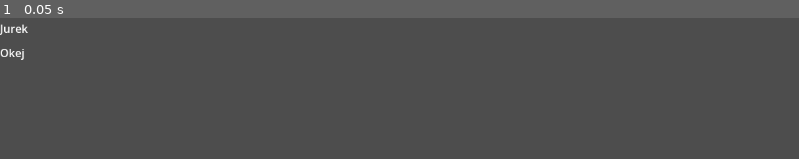
Above: before the commit, frame 1.
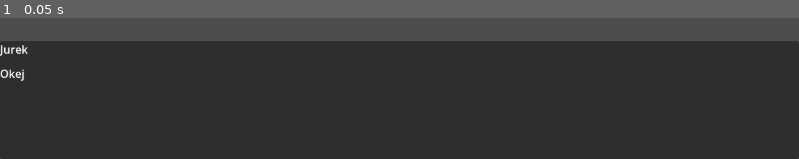
Above: after the commit, the same moment.

Repository: Tabolator1806/Visual-Novel
Game: Godot game, scene res://game.tscn
Two runs of this game, one before a commit and one after it. Both use one fixed random seed, a clock stepped at 60 frames per second and the inputs below.
Inputs:
- Up to frame 1 (0.05 s): no input

The runs differ from the first frame. In frame 1, 84% of the frame differs, in the area x 0-100%, y 4-100%.

Commit message:
ui jest po ludzku

Diff:
--- a/game.tscn
+++ b/game.tscn
@@ -1,10 +1,10 @@
 [gd_scene format=3 uid="uid://b87x12ixh185"]
 
-[ext_resource type="PackedScene" uid="uid://pgq7saabwarb" path="res://text_box.tscn" id="1_80nbo"]
-[ext_resource type="PackedScene" uid="uid://brm5dj8hk00qm" path="res://main.tscn" id="2_e2o6t"]
+[ext_resource type="PackedScene" uid="uid://brm5dj8hk00qm" path="res://scenes/main.tscn" id="2_e2o6t"]
+[ext_resource type="PackedScene" uid="uid://bt7wu6wxh3w0d" path="res://scenes/ui.tscn" id="2_feb5d"]
 
 [node name="Game" type="Node" unique_id=2123153696]
 
-[node name="TextBox" parent="." unique_id=1333747660 instance=ExtResource("1_80nbo")]
+[node name="Main" parent="." unique_id=685522741 instance=ExtResource("2_e2o6t")]
 
-[node name="Main" parent="." unique_id=685522741 instance=ExtResource("2_e2o6t")]
+[node name="ui" parent="." unique_id=1834055726 instance=ExtResource("2_feb5d")]
--- a/main.tscn
+++ /dev/null
@@ -1,7 +0,0 @@
-[gd_scene format=3 uid="uid://brm5dj8hk00qm"]
-
-[ext_resource type="PackedScene" uid="uid://pgq7saabwarb" path="res://text_box.tscn" id="1_ig7tw"]
-
-[node name="Main" type="Node2D" unique_id=685522741]
-
-[node name="TextBox" parent="." unique_id=1333747660 instance=ExtResource("1_ig7tw")]
--- /dev/null
+++ b/scenes/main.tscn
@@ -0,0 +1,3 @@
+[gd_scene format=3 uid="uid://brm5dj8hk00qm"]
+
+[node name="Main" type="Node2D" unique_id=685522741]
--- /dev/null
+++ b/scenes/text_box.tscn
@@ -0,0 +1,33 @@
+[gd_scene format=3 uid="uid://pgq7saabwarb"]
+
+[ext_resource type="Script" uid="uid://cel0udwaosawn" path="res://scripts/text_box.gd" id="1_k7ve7"]
+
+[node name="TextBox" type="Panel" unique_id=269435743 node_paths=PackedStringArray("character_name_node", "character_text_node")]
+anchors_preset = 15
+anchor_right = 1.0
+anchor_bottom = 1.0
+offset_right = -1152.0
+offset_bottom = -648.0
+grow_horizontal = 2
+grow_vertical = 2
+script = ExtResource("1_k7ve7")
+character_name_node = NodePath("TextBox/VSplitContainer/CharacterName")
+character_text_node = NodePath("TextBox/VSplitContainer/CharacterText")
+
+[node name="TextBox" type="MarginContainer" parent="." unique_id=1796514977]
+layout_mode = 0
+offset_right = 1152.0
+offset_bottom = 200.0
+
+[node name="VSplitContainer" type="VSplitContainer" parent="TextBox" unique_id=2047894545]
+layout_mode = 2
+size_flags_vertical = 0
+dragging_enabled = false
+
+[node name="CharacterName" type="Label" parent="TextBox/VSplitContainer" unique_id=1850837800]
+layout_mode = 2
+text = "Name"
+
+[node name="CharacterText" type="Label" parent="TextBox/VSplitContainer" unique_id=1586597067]
+layout_mode = 2
+text = "Text"
--- /dev/null
+++ b/scenes/ui.tscn
@@ -0,0 +1,22 @@
+[gd_scene format=3 uid="uid://bt7wu6wxh3w0d"]
+
+[ext_resource type="PackedScene" uid="uid://pgq7saabwarb" path="res://scenes/text_box.tscn" id="1_nt7q6"]
+[ext_resource type="Resource" uid="uid://lj148a7pmk3n" path="res://assets/dialog1.tres" id="2_x4jx1"]
+
+[node name="ui" type="Control" unique_id=1834055726]
+layout_mode = 3
+anchors_preset = 15
+anchor_right = 1.0
+anchor_bottom = 1.0
+grow_horizontal = 2
+grow_vertical = 2
+
+[node name="TextBox" parent="." unique_id=269435743 instance=ExtResource("1_nt7q6")]
+layout_mode = 1
+anchors_preset = 12
+anchor_top = 1.0
+offset_top = -170.0
+offset_right = 0.0
+offset_bottom = 0.0
+grow_vertical = 0
+text = ExtResource("2_x4jx1")
--- a/scripts/text_box.gd
+++ b/scripts/text_box.gd
@@ -1,4 +1,4 @@
-extends VSplitContainer
+extends Control
 
 
 @export var text:Resource
--- a/text_box.tscn
+++ /dev/null
@@ -1,40 +0,0 @@
-[gd_scene format=3 uid="uid://pgq7saabwarb"]
-
-[ext_resource type="Script" uid="uid://cel0udwaosawn" path="res://scripts/text_box.gd" id="1_k7ve7"]
-[ext_resource type="Resource" uid="uid://lj148a7pmk3n" path="res://assets/dialog1.tres" id="2_d0rgj"]
-
-[node name="TextBox" type="Control" unique_id=1333747660]
-layout_mode = 3
-anchors_preset = 15
-anchor_right = 1.0
-anchor_bottom = 1.0
-grow_horizontal = 2
-grow_vertical = 2
-
-[node name="TextBox" type="MarginContainer" parent="." unique_id=1796514977]
-layout_mode = 1
-anchors_preset = 7
-anchor_left = 0.5
-anchor_top = 1.0
-anchor_right = 0.5
-anchor_bottom = 1.0
-offset_left = -576.0
-offset_top = -200.0
-offset_right = 576.0
-grow_horizontal = 2
-grow_vertical = 0
-
-[node name="VSplitContainer" type="VSplitContainer" parent="TextBox" unique_id=2047894545 node_paths=PackedStringArray("character_name_node", "character_text_node")]
-layout_mode = 2
-size_flags_vertical = 0
-dragging_enabled = false
-script = ExtResource("1_k7ve7")
-text = ExtResource("2_d0rgj")
-character_name_node = NodePath("CharacterName")
-character_text_node = NodePath("CharacterText")
-
-[node name="CharacterName" type="Label" parent="TextBox/VSplitContainer" unique_id=1850837800]
-layout_mode = 2
-
-[node name="CharacterText" type="Label" parent="TextBox/VSplitContainer" unique_id=1586597067]
-layout_mode = 2
